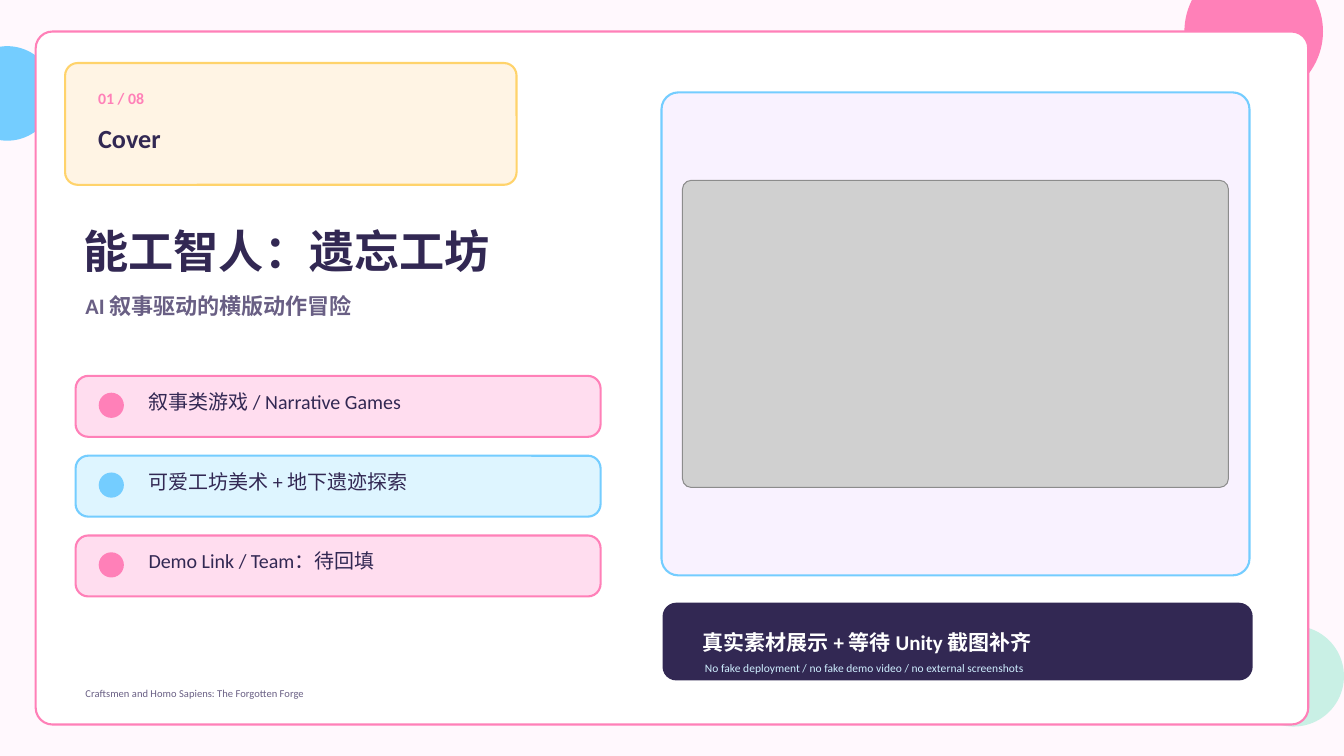
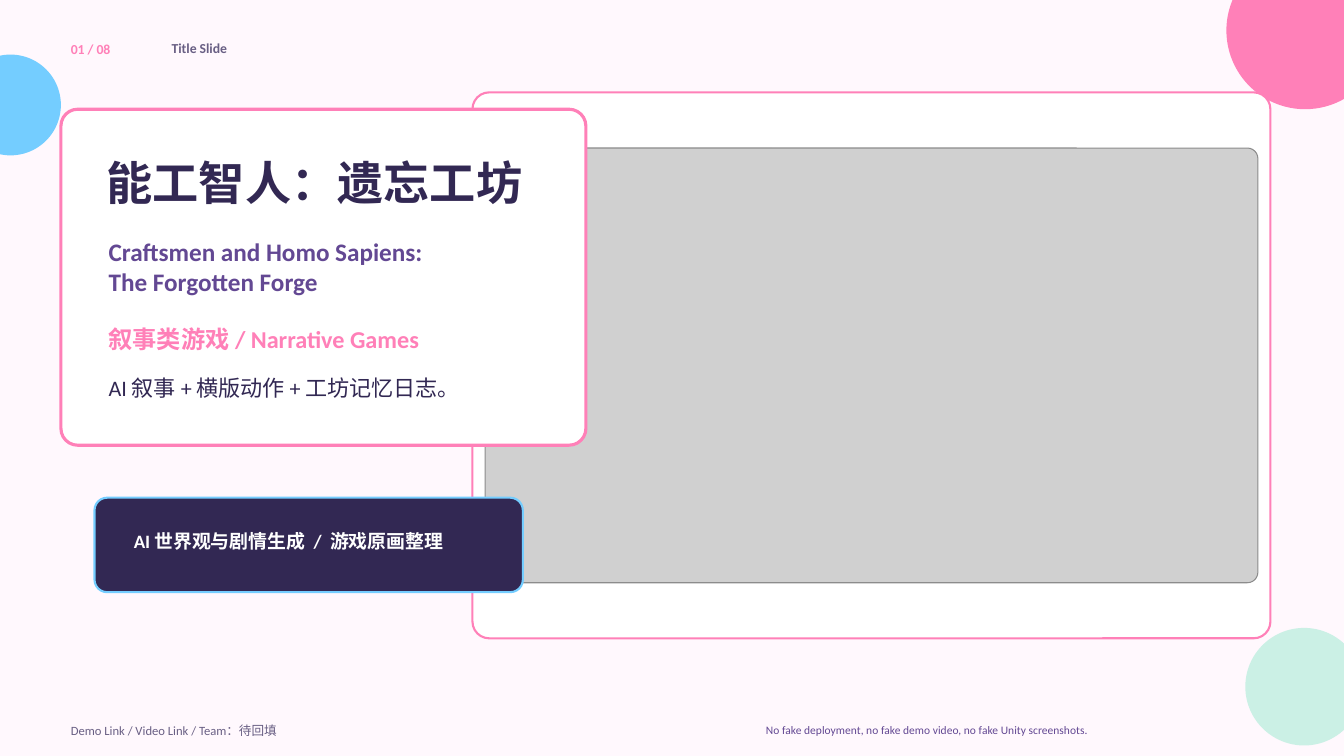
Before and after one commit to youkai-emmison/Craftsmen-and-Homo-sapiens, a slide deck: slide 1 of Submission/project_deck.pptx. Drawn at 1344x756 pixels with LibreOffice and Linux fonts; fonts in the diff are those of the drawing; grey boxes stand for pictures. Boxes give left, top, right and bottom in pixels: in the first picture for what was removed or moved away, otherwise in the second. Text is boxed around its words. In the diff, an @@ line names an element or a change of style, - is before the commit and + after.

```diff
--- a/Submission/project_deck.pptx
+++ b/Submission/project_deck.pptx
@@ ellipse: place and size @@
-ellipse at box(1185, 0, 1324, 101)
+ellipse at box(1227, 0, 1344, 109)
@@ ellipse: place and size @@
-ellipse at box(0, 46, 54, 141)
+ellipse at box(0, 54, 60, 155)
@@ text "01 / 08": place and size @@
-text "01 / 08" at box(98, 93, 144, 104)
+text "01 / 08" at box(71, 44, 111, 54)
@@ text "01 / 08" at box(71, 44, 111, 54): size 11.2 to 9.8 pt @@
@@ text added at box(172, 43, 227, 53), 9.8 pt, text #695F84, bold @@
+Title Slide
@@ rounded rectangle removed at box(66, 63, 517, 185) @@
@@ rounded rectangle added at box(60, 109, 586, 445), fill #FFFFFF, outline #FF80B8 2.25 pt @@
@@ rounded rectangle: place and size @@
-rounded rectangle at box(35, 31, 1308, 725)
+rounded rectangle at box(473, 93, 1271, 639)
@@ rounded rectangle at box(473, 93, 1271, 639): proportions changed @@
@@ rounded rectangle removed at box(661, 93, 1249, 576) @@
@@ text "能工智人：遗忘工坊": place and size @@
-text "能工智人：遗忘工坊" at box(83, 229, 490, 272)
+text "能工智人：遗忘工坊" at box(107, 160, 523, 204)
@@ text "能工智人：遗忘工坊" at box(107, 160, 523, 204): size 32.2 to 33 pt @@
@@ text removed at box(98, 131, 161, 148) @@
-Cover
@@ picture: place and size @@
-picture at box(683, 180, 1229, 488)
+picture at box(485, 148, 1258, 583)
@@ text at box(109, 243, 422, 296): text changed; size 7.5 to 18 pt; text colour #695F84 to #634893; bold on @@
-Craftsmen and Homo Sapiens: The Forgotten Forge
+Craftsmen and Homo Sapiens:
+The Forgotten Forge
@@ text "叙事类游戏 / Narrative Games": place and size @@
-text "叙事类游戏 / Narrative Games" at box(149, 392, 401, 411)
+text "叙事类游戏 / Narrative Games" at box(109, 327, 419, 350)
@@ text "叙事类游戏 / Narrative Games" at box(109, 327, 419, 350): size 14.2 to 17.2 pt, text colour #322853 to #FF80B8, bold on @@
@@ rounded rectangle removed at box(76, 376, 601, 437) @@
@@ text at box(109, 377, 460, 398): text changed; text colour #695F84 to #322853; bold off @@
-AI 叙事驱动的横版动作冒险
+AI 叙事 + 横版动作 + 工坊记忆日志。
@@ ellipse removed at box(99, 393, 124, 418) @@
@@ ellipse removed at box(99, 473, 124, 498) @@
@@ text removed at box(149, 472, 407, 491) @@
-可爱工坊美术 + 地下遗迹探索
@@ rounded rectangle: place and size @@
-rounded rectangle at box(76, 456, 601, 516)
+rounded rectangle at box(95, 498, 523, 593)
@@ rounded rectangle at box(95, 498, 523, 593): fill #DEF5FF to #322853; proportions changed @@
@@ rounded rectangle removed at box(76, 535, 601, 596) @@
@@ text added at box(134, 532, 443, 550), 13.5 pt, text #FFFFFF, bold @@
+AI 世界观与剧情生成 / 游戏原画整理
@@ ellipse removed at box(99, 553, 124, 578) @@
@@ rounded rectangle removed at box(663, 604, 1251, 680) @@
@@ ellipse: place and size @@
-ellipse at box(1243, 626, 1344, 727)
+ellipse at box(1245, 628, 1344, 746)
@@ ellipse at box(1245, 628, 1344, 746): fill #C9F0E5 to #CBF0E5 @@
@@ text removed at box(703, 632, 1032, 654) @@
-真实素材展示 + 等待 Unity 截图补齐
@@ text at box(71, 725, 277, 736): text changed; size 14.2 to 9 pt; text colour #322853 to #695F84 @@
-Demo Link / Team：待回填
+Demo Link / Video Link / Team：待回填
@@ text at box(766, 726, 1088, 736): text changed; text colour #CFEFFF to #634893 @@
-No fake deployment / no fake demo video / no external screenshots
+No fake deployment, no fake demo video, no fake Unity screenshots.
```
Also in this commit, not shown: 2 other slides changed, 5 slides added, 5 slides removed, 38 other files.
